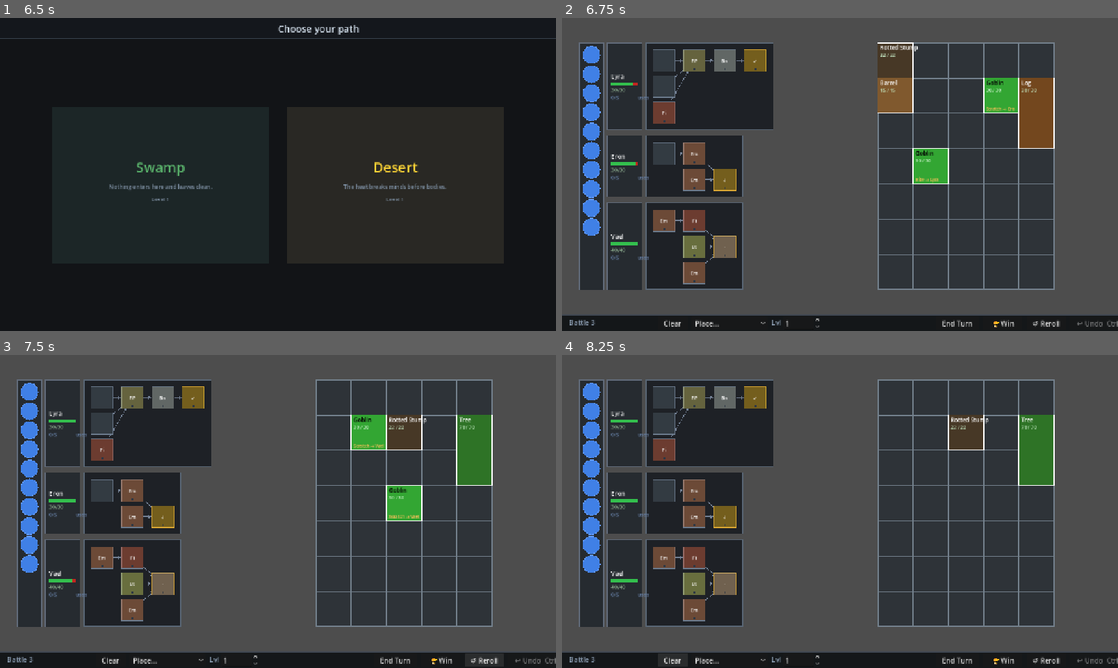
Above: before the commit, frames 1-4 (two rows, left to right).
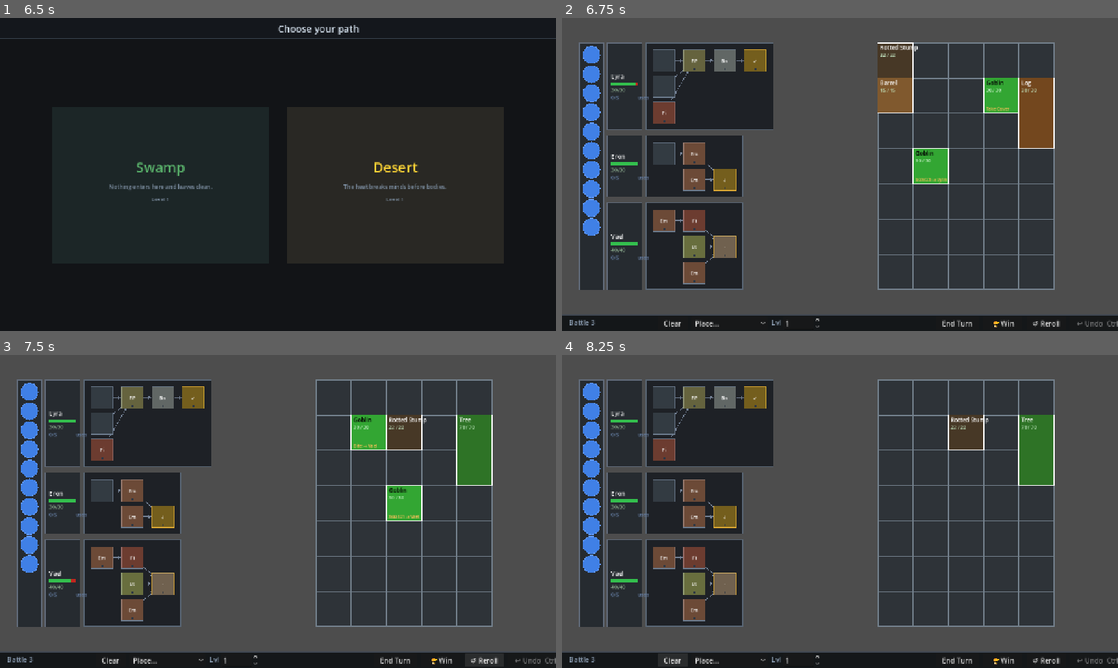
Above: after the commit, the same moments.

Repository: MoYapro/magic-monster-battle
Game: Godot game, scene res://scenes/battle/battle_scene.tscn
Two runs of this game, one before a commit and one after it. Both use one fixed random seed, a clock stepped at 60 frames per second and the inputs below. This scene is started directly instead of the project's main scene.
Inputs (mouse positions are in pixels of both pictures, inside the frame that each line leads up to):
- Up to frame 1 (6.5 s): click "Clear" at 0.5 s; click "Place..." at 1.25 s; click "End Turn" at 2 s; click "Continue →" at 2.75 s; click "🏆 Win" at 3.5 s; click "Continue →" at 4.25 s; tap Enter at 5 s; move the mouse to (400, 158) at 5.02 s; tap Z at 5.1 s; click (400, 158) at 5.17 s; click "Confirm →" at 5.75 s
- Up to frame 2 (6.75 s): tap Space at 6.5 s; drag from (728, 190) to (812, 237) at 6.52 s
- Up to frame 3 (7.5 s): click "↺ Reroll" at 7.25 s
- Up to frame 4 (8.25 s): click "Clear" at 8 s

Frame 1 is identical in both runs. In frame 2, 0.1% of the frame differs, in the area x 12-82%, y 20-53%; in frame 3, less than 0.1%; in frame 4, nothing differs.

Commit message:
agile monsters now take cover

Diff:
--- a/scripts/battle/actions/action_zap_wand.gd
+++ b/scripts/battle/actions/action_zap_wand.gd
@@ -68,7 +68,7 @@
 		state: BattleState, setup: BattleSetup, ev: CastEvent, pattern: Array[Vector2i]) -> void:
 	var blocked_this_zap: Dictionary = {}
 	for cell: Vector2i in EnemyGrid.get_hit_cells(target_cell, pattern):
-		var eid: String = setup.get_enemy_id_at(cell)
+		var eid: String = setup.get_occupant_at(cell, state)
 		if eid.is_empty() or not state.enemy_hp.has(eid):
 			continue
 		if blocked_this_zap.has(eid):
--- a/scripts/battle/battle_scene.gd
+++ b/scripts/battle/battle_scene.gd
@@ -33,6 +33,7 @@
 var _intent_hover_enemy: String = ""
 var _intent_hover_mage: int = -1
 var _intent_hover_all_mages: bool = false
+var _current_state: BattleState
 
 const TOOLTIP_DELAY := 1.0
 var _hover_enemy: EnemyData = null
@@ -351,6 +352,7 @@
 
 
 func _apply_state(state: BattleState) -> void:
+	_current_state = state
 	_refresh_enemy_grid(state)
 	for i in _setup.mages.size():
 		_setup.mages[i].current_hp = state.mage_hp[i]
@@ -449,7 +451,7 @@
 		if not state.enemy_hp.has(enemy.id):
 			continue
 		enemy.current_hp = state.enemy_hp[enemy.id]
-		enemy_grid.place_enemy(enemy, _setup.enemy_positions[i])
+		enemy_grid.place_enemy(enemy, _setup.get_enemy_pos(i, state))
 	enemy_grid.set_obstacles(_setup.obstacles, _setup.obstacle_positions, state.obstacle_hp)
 	enemy_grid.set_intents(state.monster_intents)
 	enemy_grid.set_armors(state.enemy_armor)
@@ -591,7 +593,8 @@
 	for i in _setup.enemies.size():
 		if _setup.enemies[i].id == enemy_id:
 			var enemy := _setup.enemies[i]
-			var px := Vector2(_setup.enemy_positions[i]) * enemy_grid.cell_size
+			var pos := _setup.get_enemy_pos(i, _current_state)
+			var px := Vector2(pos) * enemy_grid.cell_size
 			var ps := Vector2(enemy.grid_size) * enemy_grid.cell_size
 			return enemy_grid.position + px + ps * 0.5
 	return Vector2.ZERO
--- a/scripts/battle/battle_setup.gd
+++ b/scripts/battle/battle_setup.gd
@@ -70,8 +70,21 @@
 		state.mage_frozen.append(false)
 
 
-func get_enemy_id_at(cell: Vector2i) -> String:
-	return _cell_to_enemy.get(cell, "")
+func get_enemy_pos(index: int, state: BattleState) -> Vector2i:
+	return state.enemy_positions.get(enemies[index].id, enemy_positions[index])
+
+
+func get_occupant_at(cell: Vector2i, state: BattleState) -> String:
+	for i in enemies.size():
+		if not state.enemy_hp.has(enemies[i].id):
+			continue
+		for c: Vector2i in EnemyGrid.get_cells_for_enemy(get_enemy_pos(i, state), enemies[i].grid_size):
+			if c == cell:
+				return enemies[i].id
+	var id: String = _cell_to_enemy.get(cell, "")
+	if id != "" and state.obstacle_hp.has(id):
+		return id
+	return ""
 
 
 func get_enemy(p_id: String) -> EnemyData:
@@ -137,30 +150,6 @@
 	return intents
 
 
-func move_enemy(enemy_id: String, new_pos: Vector2i) -> bool:
-	var idx := -1
-	for i in enemies.size():
-		if enemies[i].id == enemy_id:
-			idx = i
-			break
-	if idx == -1:
-		return false
-	var enemy := enemies[idx]
-	if not EnemyGrid.is_within_bounds(new_pos, enemy.grid_size):
-		return false
-	var old_cells := EnemyGrid.get_cells_for_enemy(enemy_positions[idx], enemy.grid_size)
-	var new_cells := EnemyGrid.get_cells_for_enemy(new_pos, enemy.grid_size)
-	for cell: Vector2i in new_cells:
-		if _cell_to_enemy.has(cell) and not old_cells.has(cell):
-			return false
-	for cell: Vector2i in old_cells:
-		_cell_to_enemy.erase(cell)
-	for cell: Vector2i in new_cells:
-		_cell_to_enemy[cell] = enemy_id
-	enemy_positions[idx] = new_pos
-	return true
-
-
 func spawn_enemy(enemy: EnemyData, pos: Vector2i) -> void:
 	for existing: EnemyData in enemies:
 		if existing.id == enemy.id:
--- a/scripts/battle/battle_state.gd
+++ b/scripts/battle/battle_state.gd
@@ -26,6 +26,7 @@
 # enemy_id -> { action_index, action_name, target, target_name }
 var monster_intents: Dictionary = {}
 var enemy_attack_mult: Dictionary = {}  # enemy_id -> float multiplier for this round
+var enemy_positions: Dictionary = {}   # enemy_id -> Vector2i; overrides setup position when set
 var enemy_stunned: Dictionary = {}     # enemy_id -> turns remaining; skips attack
 var enemy_blind: Dictionary = {}       # enemy_id -> turns remaining; 50% miss / random target
 var cast_events: Array = []            # CastEvents from the most recent zap action
@@ -88,6 +89,7 @@
 	enemy_stunned.erase(enemy_id)
 	enemy_blind.erase(enemy_id)
 	enemy_attack_mult.erase(enemy_id)
+	enemy_positions.erase(enemy_id)
 
 
 func tick_poison() -> void:
--- a/scripts/battle/enemy_data.gd
+++ b/scripts/battle/enemy_data.gd
@@ -16,8 +16,14 @@
 var description: String = ""
 
 
-func pick_action_index(state: BattleState, _setup: BattleSetup, rng: RandomNumberGenerator) -> int:
-	return rng.randi_range(0, action_pool.size() - 1) if not action_pool.is_empty() else 0
+func pick_action_index(state: BattleState, setup: BattleSetup, rng: RandomNumberGenerator) -> int:
+	var valid: Array[int] = []
+	for i in action_pool.size():
+		if action_pool[i].check_preconditions(state, setup, id):
+			valid.append(i)
+	if valid.is_empty():
+		return rng.randi_range(0, action_pool.size() - 1)
+	return valid[rng.randi() % valid.size()]
 
 
 func _init(
--- a/scripts/battle/monster_actions/monster_action_data.gd
+++ b/scripts/battle/monster_actions/monster_action_data.gd
@@ -6,6 +6,10 @@
 var target_type: TargetType
 
 
+func check_preconditions(_state: BattleState, _setup: BattleSetup, _enemy_id: String) -> bool:
+	return true
+
+
 func execute(_state: BattleState, _setup: BattleSetup,
 		_enemy_id: String, _target: int) -> BattleState:
 	return _state.duplicate()
--- a/scripts/battle/monster_actions/monster_action_drums_of_war.gd
+++ b/scripts/battle/monster_actions/monster_action_drums_of_war.gd
@@ -11,12 +11,12 @@
 	var my_idx := _find_idx(setup, enemy_id)
 	if my_idx < 0:
 		return new_state
-	var my_cells := _build_cells(setup.enemy_positions[my_idx], setup.enemies[my_idx].grid_size)
+	var my_cells := _build_cells(setup.get_enemy_pos(my_idx, new_state), setup.enemies[my_idx].grid_size)
 	for i in setup.enemies.size():
 		var other := setup.enemies[i]
 		if other.id == enemy_id or not new_state.enemy_hp.has(other.id):
 			continue
-		var other_cells := _build_cells(setup.enemy_positions[i], other.grid_size)
+		var other_cells := _build_cells(setup.get_enemy_pos(i, new_state), other.grid_size)
 		if _are_adjacent(my_cells, other_cells):
 			new_state.enemy_attack_mult[other.id] = 2.0
 	return new_state
--- a/scripts/battle/monster_actions/monster_action_summon_enemy.gd
+++ b/scripts/battle/monster_actions/monster_action_summon_enemy.gd
@@ -40,7 +40,7 @@
 	for i in setup.enemies.size():
 		if not state.enemy_hp.has(setup.enemies[i].id):
 			continue
-		for cell: Vector2i in EnemyGrid.get_cells_for_enemy(setup.enemy_positions[i], setup.enemies[i].grid_size):
+		for cell: Vector2i in EnemyGrid.get_cells_for_enemy(setup.get_enemy_pos(i, state), setup.enemies[i].grid_size):
 			occupied[cell] = true
 	var total := EnemyGrid.ROWS * EnemyGrid.COLS
 	var start := randi() % total
--- a/scripts/battle/monster_actions/monster_action_take_cover.gd
+++ b/scripts/battle/monster_actions/monster_action_take_cover.gd
@@ -6,17 +6,45 @@
 	target_type = TargetType.SELF
 
 
+func check_preconditions(state: BattleState, setup: BattleSetup, enemy_id: String) -> bool:
+	return not _is_in_cover(setup, state, enemy_id)
+
+
+func _is_in_cover(setup: BattleSetup, state: BattleState, enemy_id: String) -> bool:
+	var my_index := _find_index(setup, enemy_id)
+	if my_index == -1:
+		return false
+	var my_pos: Vector2i = setup.get_enemy_pos(my_index, state)
+	var my_size := setup.enemies[my_index].grid_size
+	var front_col := my_pos.x - 1
+	if front_col < 0:
+		return false
+	for row in my_size.y:
+		var front_cell := Vector2i(front_col, my_pos.y + row)
+		for i in setup.obstacles.size():
+			if not state.obstacle_hp.has(setup.obstacles[i].id):
+				continue
+			if EnemyGrid.get_cells_for_enemy(setup.obstacle_positions[i], setup.obstacles[i].grid_size).has(front_cell):
+				return true
+		for i in setup.enemies.size():
+			if setup.enemies[i].id == enemy_id or not state.enemy_hp.has(setup.enemies[i].id):
+				continue
+			if EnemyGrid.get_cells_for_enemy(setup.get_enemy_pos(i, state), setup.enemies[i].grid_size).has(front_cell):
+				return true
+	return false
+
+
 func execute(state: BattleState, setup: BattleSetup, enemy_id: String, _target: int) -> BattleState:
 	var new_state := state.duplicate()
 	var my_index := _find_index(setup, enemy_id)
 	if my_index == -1:
 		return new_state
 	var my_size := setup.enemies[my_index].grid_size
-	var my_pos := setup.enemy_positions[my_index]
+	var my_pos: Vector2i = setup.get_enemy_pos(my_index, new_state)
 	var occupied := _occupied_cells(setup, new_state, enemy_id)
 	var best_pos := _find_best_behind(setup, new_state, enemy_id, my_pos, my_size, occupied)
 	if best_pos != Vector2i(-1, -1):
-		setup.move_enemy(enemy_id, best_pos)
+		new_state.enemy_positions[enemy_id] = best_pos
 	return new_state
 
 
@@ -38,9 +66,10 @@
 	for i in setup.enemies.size():
 		if setup.enemies[i].id == enemy_id or not state.enemy_hp.has(setup.enemies[i].id):
 			continue
-		var pos := _behind_pos(setup.enemy_positions[i], setup.enemies[i].grid_size)
+		var cover_pos: Vector2i = setup.get_enemy_pos(i, state)
+		var pos := _behind_pos(cover_pos, setup.enemies[i].grid_size)
 		if _can_place(pos, my_size, occupied):
-			var d := _dist(my_pos, setup.enemy_positions[i])
+			var d := _dist(my_pos, cover_pos)
 			if d < best_dist:
 				best_dist = d
 				best = pos
@@ -48,7 +77,7 @@
 
 
 func _behind_pos(cover_pos: Vector2i, cover_size: Vector2i) -> Vector2i:
-	return Vector2i(cover_pos.x, cover_pos.y + cover_size.y)
+	return Vector2i(cover_pos.x + cover_size.x, cover_pos.y)
 
 
 func _can_place(pos: Vector2i, size: Vector2i, occupied: Dictionary) -> bool:
@@ -65,7 +94,7 @@
 	for i in setup.enemies.size():
 		if setup.enemies[i].id == exclude_id or not state.enemy_hp.has(setup.enemies[i].id):
 			continue
-		for cell: Vector2i in EnemyGrid.get_cells_for_enemy(setup.enemy_positions[i], setup.enemies[i].grid_size):
+		for cell: Vector2i in EnemyGrid.get_cells_for_enemy(setup.get_enemy_pos(i, state), setup.enemies[i].grid_size):
 			cells[cell] = true
 	for i in setup.obstacles.size():
 		if not state.obstacle_hp.has(setup.obstacles[i].id):
--- a/scripts/battle/monsters/goblin.gd
+++ b/scripts/battle/monsters/goblin.gd
@@ -10,4 +10,5 @@
 	action_pool = [
 		MonsterActionAttack.new("Scratch", 3),
 		MonsterActionAttack.new("Bite", 5),
+		MonsterActionTakeCover.new(),
 	]
--- a/scripts/battle/monsters/scorpion.gd
+++ b/scripts/battle/monsters/scorpion.gd
@@ -12,4 +12,5 @@
 		MonsterActionAttack.new("Sting", 8),
 		MonsterActionAttack.new("Claw", 5),
 		MonsterActionAttack.new("Venom Sting", 7),
+		MonsterActionTakeCover.new(),
 	]
--- a/scripts/battle/monsters/shadow_panther.gd
+++ b/scripts/battle/monsters/shadow_panther.gd
@@ -10,4 +10,5 @@
 	action_pool = [
 		MonsterActionAttack.new("Stalk", 4),
 		MonsterActionAttack.new("Pounce", 12),
+		MonsterActionTakeCover.new(),
 	]
--- a/scripts/battle/monsters/war_drummer.gd
+++ b/scripts/battle/monsters/war_drummer.gd
@@ -18,9 +18,15 @@
 func pick_action_index(state: BattleState, setup: BattleSetup, rng: RandomNumberGenerator) -> int:
 	if not _any_skeleton_alive(state, setup):
 		for i in action_pool.size():
-			if action_pool[i] is MonsterActionSummonSkeleton:
+			if action_pool[i] is MonsterActionSummonSkeleton and action_pool[i].check_preconditions(state, setup, id):
 				return i
-	return rng.randi_range(0, action_pool.size() - 1)
+	var valid: Array[int] = []
+	for i in action_pool.size():
+		if action_pool[i].check_preconditions(state, setup, id):
+			valid.append(i)
+	if valid.is_empty():
+		return rng.randi_range(0, action_pool.size() - 1)
+	return valid[rng.randi() % valid.size()]
 
 
 func _any_skeleton_alive(state: BattleState, setup: BattleSetup) -> bool:
--- a/scripts/battle/monsters/wraith_blade.gd
+++ b/scripts/battle/monsters/wraith_blade.gd
@@ -10,4 +10,5 @@
 	action_pool = [
 		MonsterActionAttack.new("Shadow Strike", 10),
 		MonsterActionAttack.new("Backstab", 14),
+		MonsterActionTakeCover.new(),
 	]
--- a/tests/test_monster_action_take_cover.gd
+++ b/tests/test_monster_action_take_cover.gd
@@ -26,42 +26,43 @@
 
 
 func test_moves_behind_obstacle() -> void:
-	# obstacle at (2,2), behind = (2,3)
+	# obstacle at (2,2) size 1x1, behind = (3,2)
 	var setup := _make_setup_with_obstacle(Vector2i(0, 0), Vector2i(2, 2))
 	var state := _make_state()
 	state.obstacle_hp["rock_1"] = 30
 	MonsterActionTakeCover.new().execute(state, setup, "goblin_a", -1)
-	assert_eq(setup.enemy_positions[0], Vector2i(2, 3))
+	assert_eq(setup.enemy_positions[0], Vector2i(3, 2))
 
 
 func test_moves_behind_ally() -> void:
-	# ally at (1,1), behind = (1,2)
+	# ally at (1,1) size 1x1, behind = (2,1)
 	var setup := _make_setup_with_ally(Vector2i(0, 0), Vector2i(1, 1))
 	var state := _make_state(["goblin_b"])
 	MonsterActionTakeCover.new().execute(state, setup, "goblin_a", -1)
-	assert_eq(setup.enemy_positions[0], Vector2i(1, 2))
+	assert_eq(setup.enemy_positions[0], Vector2i(2, 1))
 
 
 func test_picks_closest_cover() -> void:
-	# Two obstacles: rock_1 at (0,1) closer, rock_2 at (4,1) far
+	# rock_1 at (1,0) is closer to goblin at (0,0), behind = (2,0)
+	# rock_2 at (3,0) is farther, behind = (4,0)
 	var enemies: Array[EnemyData] = [Goblin.new()]
 	enemies[0].id = "goblin_a"
 	var obs1 := ObstacleData.new("rock_1", "Rock", Vector2i(1, 1), Color.GRAY, 30)
 	var obs2 := ObstacleData.new("rock_2", "Rock", Vector2i(1, 1), Color.GRAY, 30)
 	var setup := BattleSetup.new(
 		enemies, [Vector2i(0, 0)], [], [], 10,
-		[obs1, obs2], [Vector2i(0, 1), Vector2i(4, 1)]
+		[obs1, obs2], [Vector2i(1, 0), Vector2i(3, 0)]
 	)
 	var state := _make_state()
 	state.obstacle_hp["rock_1"] = 30
 	state.obstacle_hp["rock_2"] = 30
 	MonsterActionTakeCover.new().execute(state, setup, "goblin_a", -1)
-	assert_eq(setup.enemy_positions[0], Vector2i(0, 2))
+	assert_eq(setup.enemy_positions[0], Vector2i(2, 0))
 
 
 func test_does_not_move_when_behind_is_out_of_bounds() -> void:
-	# obstacle at last row — no row behind it
-	var setup := _make_setup_with_obstacle(Vector2i(0, 0), Vector2i(2, EnemyGrid.ROWS - 1))
+	# obstacle flush against the right edge — no column behind it
+	var setup := _make_setup_with_obstacle(Vector2i(0, 0), Vector2i(EnemyGrid.COLS - 1, 0))
 	var state := _make_state()
 	state.obstacle_hp["rock_1"] = 30
 	MonsterActionTakeCover.new().execute(state, setup, "goblin_a", -1)
@@ -69,14 +70,14 @@
 
 
 func test_does_not_move_when_behind_is_occupied() -> void:
-	# obstacle at (0,1), behind (0,2) is blocked by ally
+	# obstacle at (1,0), behind (2,0) is blocked by ally
 	var enemies: Array[EnemyData] = [Goblin.new(), Goblin.new()]
 	enemies[0].id = "goblin_a"
 	enemies[1].id = "goblin_b"
 	var obstacle := ObstacleData.new("rock_1", "Rock", Vector2i(1, 1), Color.GRAY, 30)
 	var setup := BattleSetup.new(
-		enemies, [Vector2i(0, 0), Vector2i(0, 2)], [], [], 10,
-		[obstacle], [Vector2i(0, 1)]
+		enemies, [Vector2i(0, 0), Vector2i(2, 0)], [], [], 10,
+		[obstacle], [Vector2i(1, 0)]
 	)
 	var state := _make_state(["goblin_b"])
 	state.obstacle_hp["rock_1"] = 30
